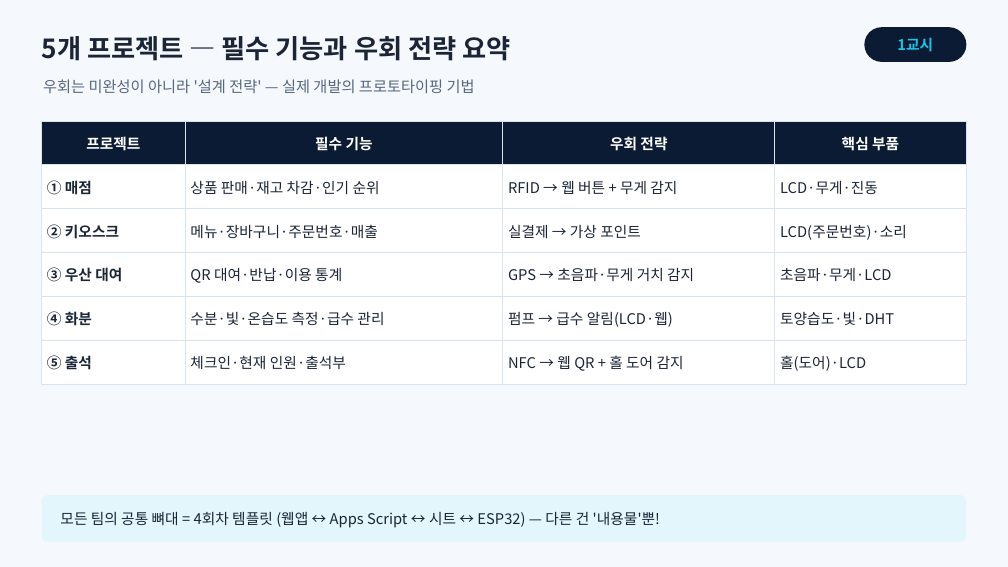
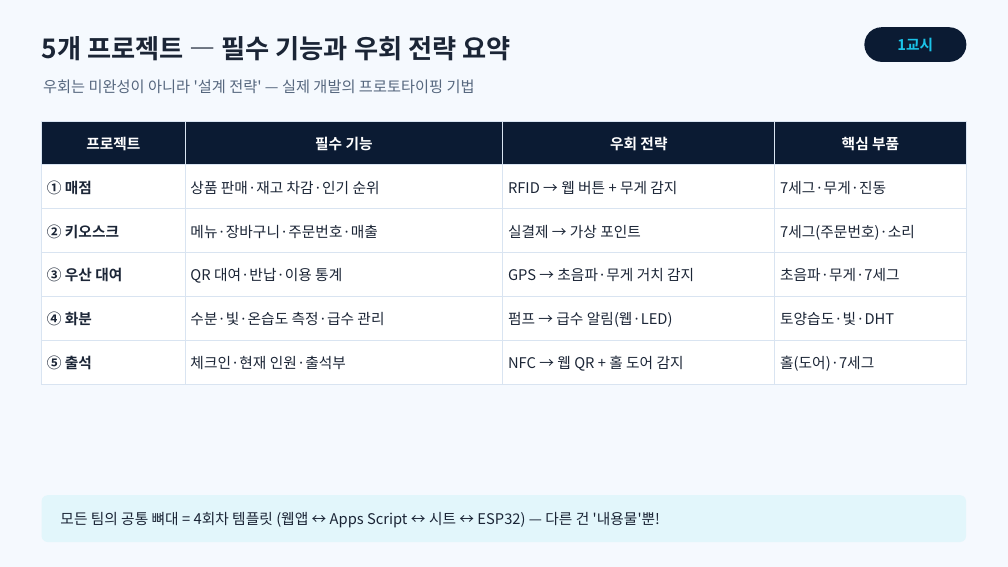
Before and after one commit to ralralra/eps32, a slide deck: slide 4 of esp32-class-projects/02_sessions/slides/5회차_팀프로젝트_기획.pptx. Drawn at 1008x567 pixels with LibreOffice and Linux fonts; fonts in the diff are those of the drawing. Boxes give left, top, right and bottom in pixels: in the first picture for what was removed or moved away, otherwise in the second. Text is boxed around its words. In the diff, an @@ line names an element or a change of style, - is before the commit and + after.

```diff
--- a/esp32-class-projects/02_sessions/slides/5회차_팀프로젝트_기획.pptx
+++ b/esp32-class-projects/02_sessions/slides/5회차_팀프로젝트_기획.pptx
@@ table at (42, 121, 966, 375) @@
-row 2, column 4: LCD·무게·진동
+row 2, column 4: 7세그·무게·진동
-row 3, column 4: LCD(주문번호)·소리
+row 3, column 4: 7세그(주문번호)·소리
-row 4, column 4: 초음파·무게·LCD
+row 4, column 4: 초음파·무게·7세그
-row 5, column 3: 펌프 → 급수 알림(LCD·웹)
+row 5, column 3: 펌프 → 급수 알림(웹·LED)
-row 6, column 4: 홀(도어)·LCD
+row 6, column 4: 홀(도어)·7세그
```
Also in this commit, not shown: 1 other slide changed, 33 other files.
